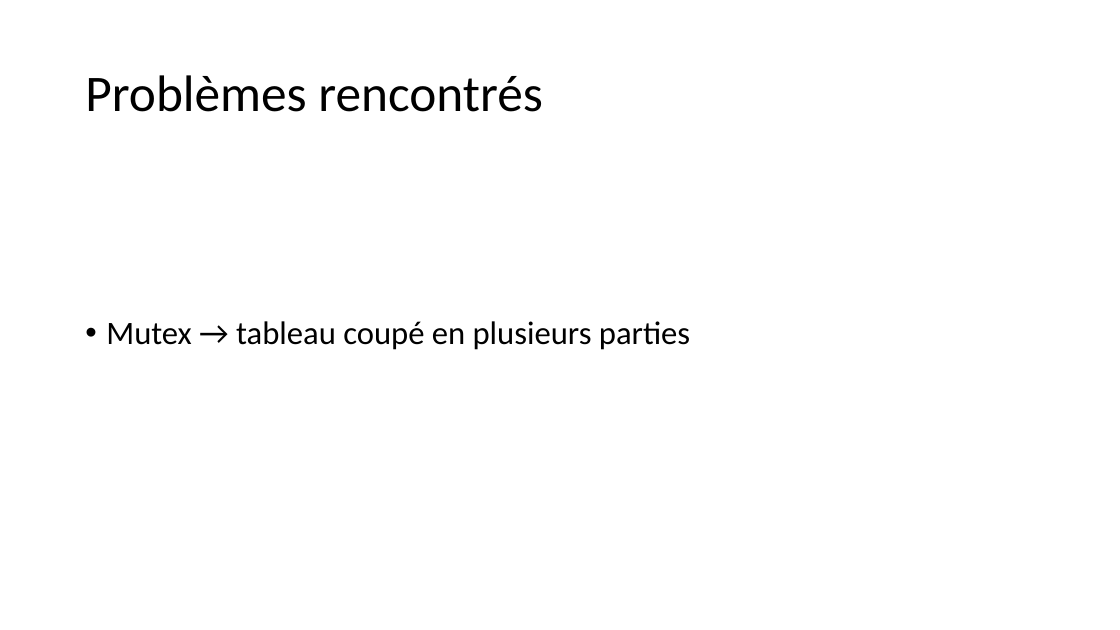
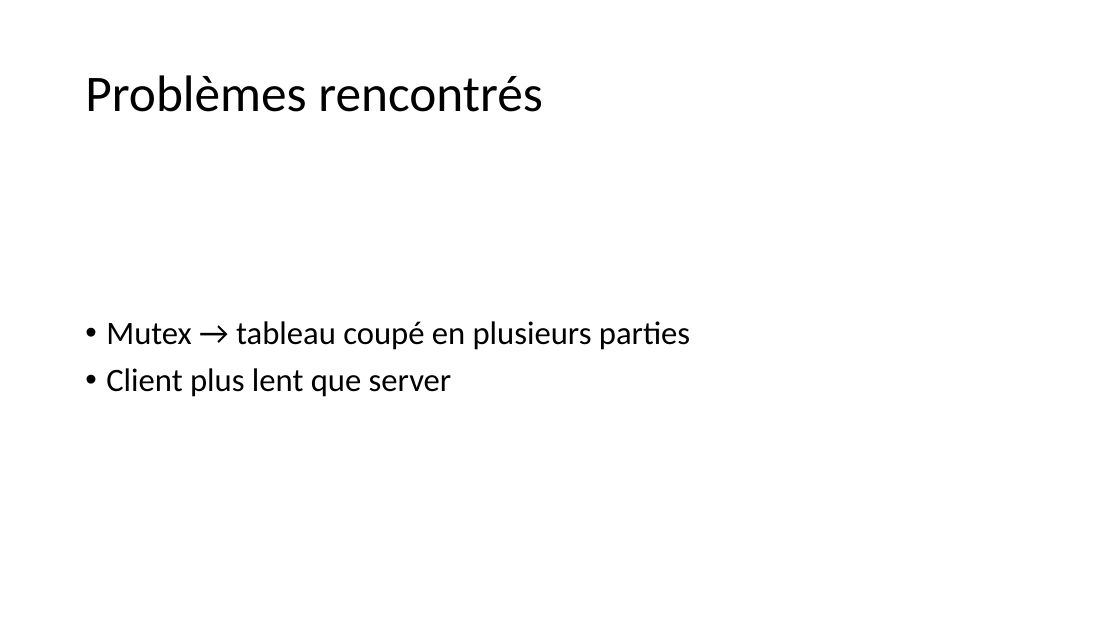
Before and after one commit to inefix/Key-Value-Store, a slide deck: slide 10 of presentation/KVS_presentation.pptx. Drawn at 1120x630 pixels with LibreOffice and Linux fonts; fonts in the diff are those of the drawing. Boxes give left, top, right and bottom in pixels: in the first picture for what was removed or moved away, otherwise in the second. Text is boxed around its words. In the diff, an @@ line names an element or a change of style, - is before the commit and + after.

```diff
--- a/presentation/KVS_presentation.pptx
+++ b/presentation/KVS_presentation.pptx
@@ text at (x1=106, y1=368, x2=452, y2=397): paragraph added @@
+• Client plus lent que server
```
Also in this commit, not shown: 2 other files.
